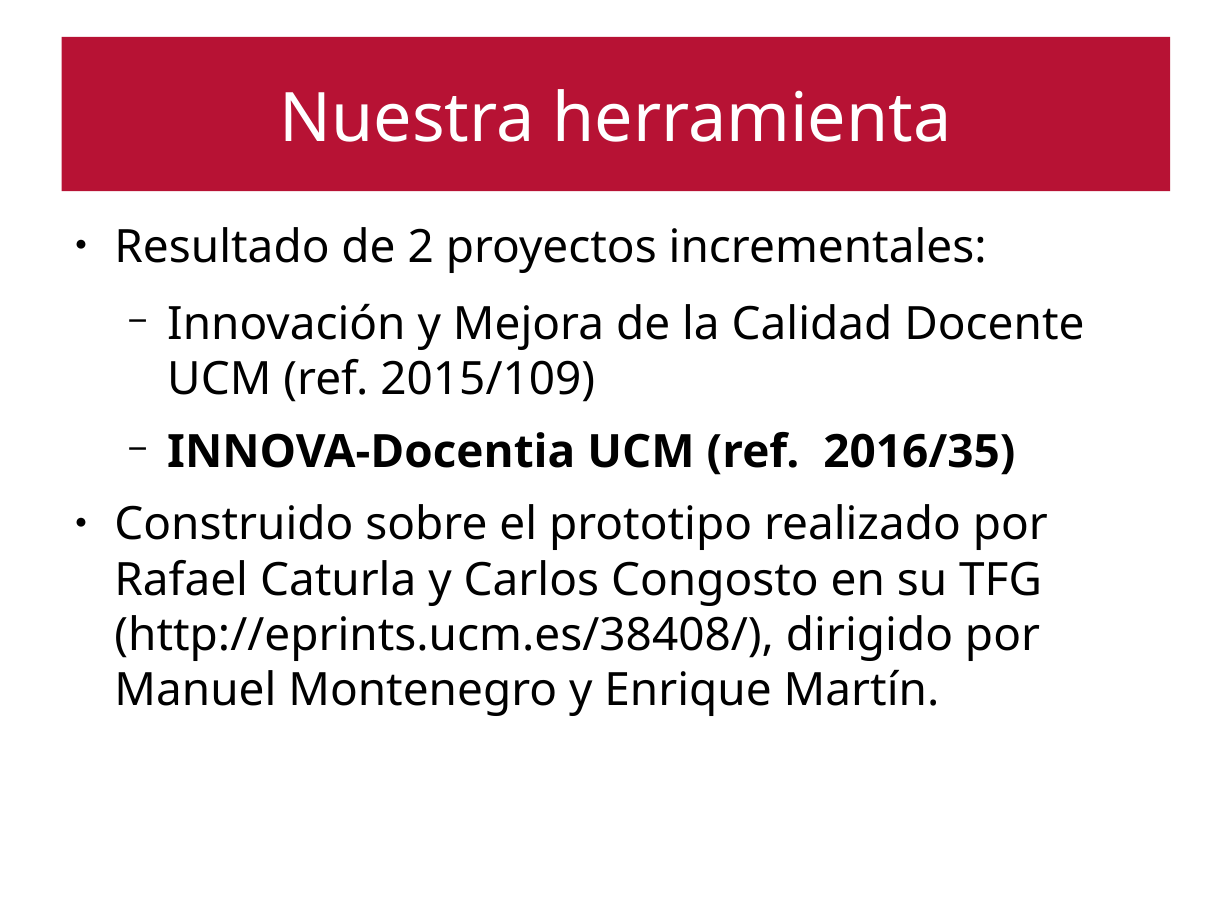
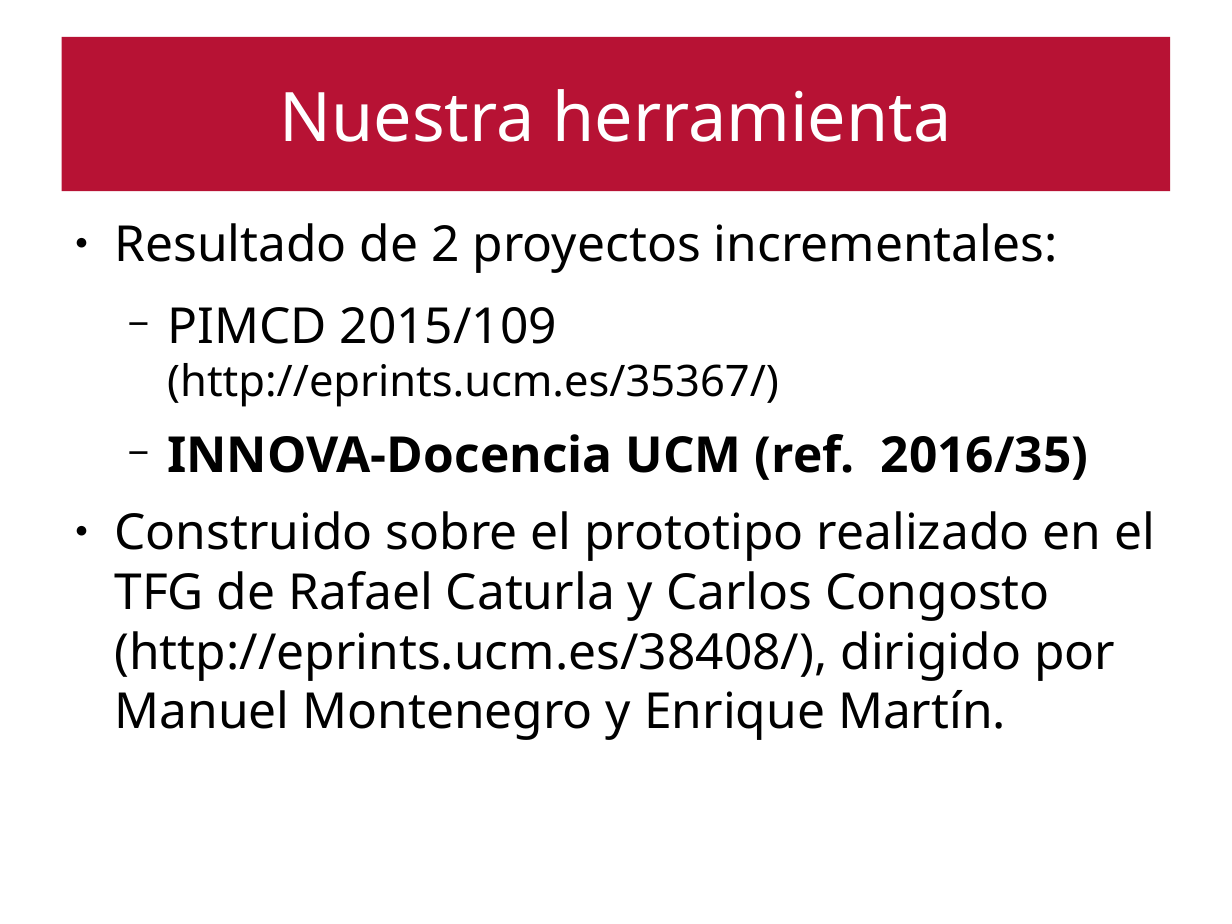
Before and after one commit to emartinm/TutorialesInteractivos, a slide deck: slide 6 of doc/Taller_FDI_2017.odp. Drawn at 1232x924 pixels with LibreOffice and Linux fonts; fonts in the diff are those of the drawing. Boxes give left, top, right and bottom in pixels: in the first picture for what was removed or moved away, otherwise in the second. Text is boxed around its words. In the diff, an @@ line names an element or a change of style, - is before the commit and + after.

```diff
--- a/doc/Taller_FDI_2017.odp
+++ b/doc/Taller_FDI_2017.odp
@@ text at [114, 223, 1058, 273]: size 29.6 to 32 pt in "Resultado de 2 proyectos incrementales:" @@
@@ text at [114, 307, 1155, 740]: text changed; size 29.6 to 32 pt @@
-  − Innovación y Mejora de la Calidad Docente UCM (ref. 2015/109)
-  − INNOVA-Docentia UCM (ref. 2016/35)
-● Construido sobre el prototipo realizado por Rafael Caturla y Carlos Congosto en su TFG (http://eprints.ucm.es/38408/), dirigido por Manuel Montenegro y Enrique Martín.
+  − PIMCD 2015/109 (http://eprints.ucm.es/35367/)
+  − INNOVA-Docencia UCM (ref. 2016/35)
+● Construido sobre el prototipo realizado en el TFG de Rafael Caturla y Carlos Congosto
+  (http://eprints.ucm.es/38408/), dirigido por Manuel Montenegro y Enrique Martín.
```
Also in this commit, not shown: 12 other slides changed, 2 slides added, 3 other files.
